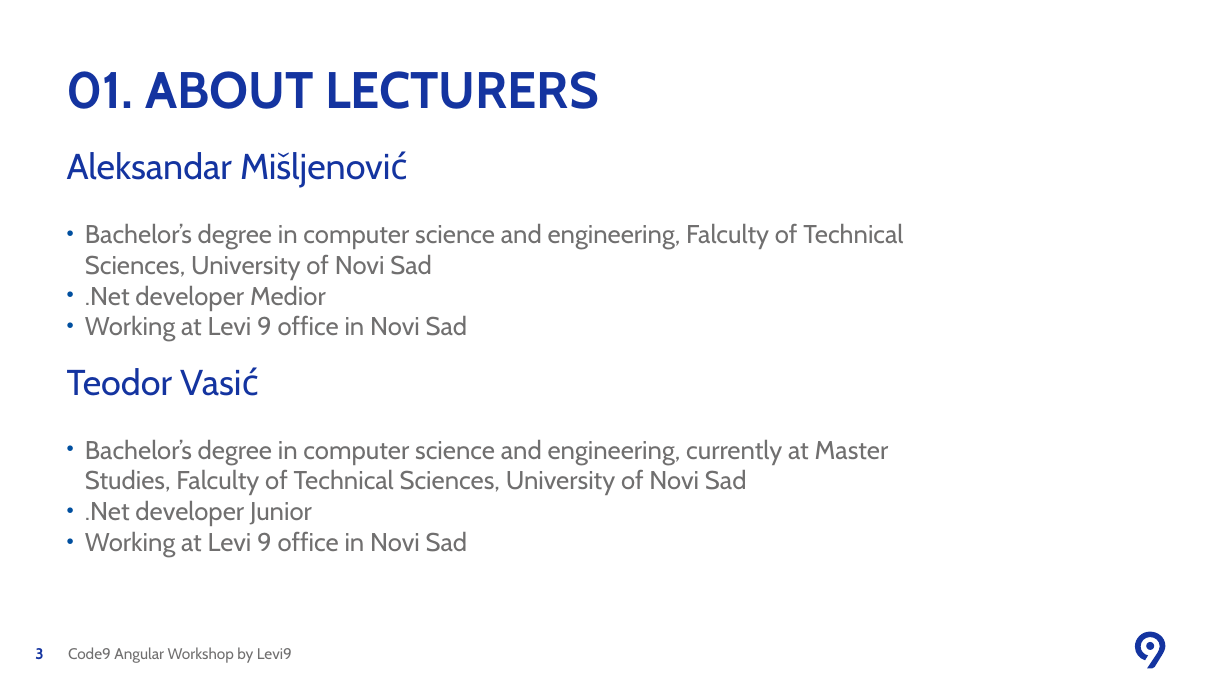
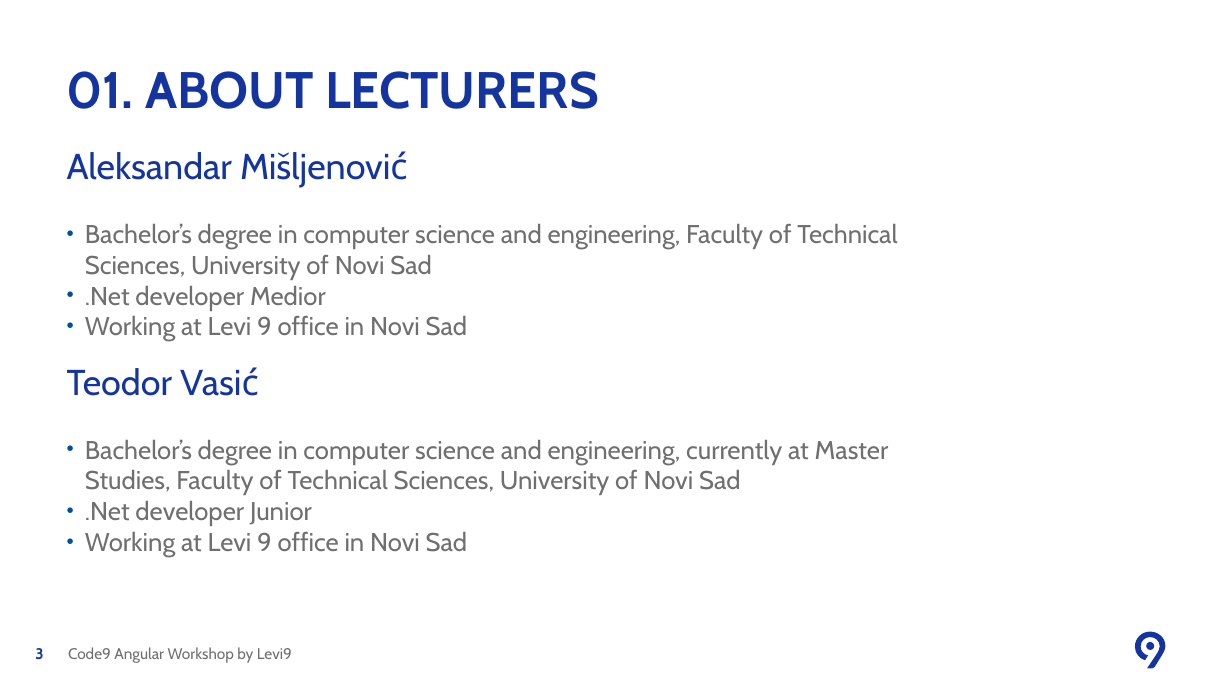
Before and after one commit to Levi9NS/Code9-2021, a slide deck: slide 3 of Angular Web APP/Code9_2021_Angular.pptx. Drawn at 1232x693 pixels with LibreOffice and Linux fonts; fonts in the diff are those of the drawing; background and template pictures are left out. Boxes give left, top, right and bottom in pixels: in the first picture for what was removed or moved away, otherwise in the second. Text is boxed around its words. In the diff, an @@ line names an element or a change of style, - is before the commit and + after.

```diff
--- a/Angular Web APP/Code9_2021_Angular.pptx
+++ b/Angular Web APP/Code9_2021_Angular.pptx
@@ text at (85,224,897,279): text changed @@
-    • Bachelor’s degree in computer science and engineering, Falculty of Technical Sciences, University of Novi Sad
+    • Bachelor’s degree in computer science and engineering, Faculty of Technical Sciences, University of Novi Sad
@@ text at (85,440,889,495): text changed @@
-    • Bachelor’s degree in computer science and engineering, currently at Master Studies, Falculty of Technical Sciences, University of Novi Sad
+    • Bachelor’s degree in computer science and engineering, currently at Master Studies, Faculty of Technical Sciences, University of Novi Sad
```
Also in this commit, not shown: 2 other slides changed.
